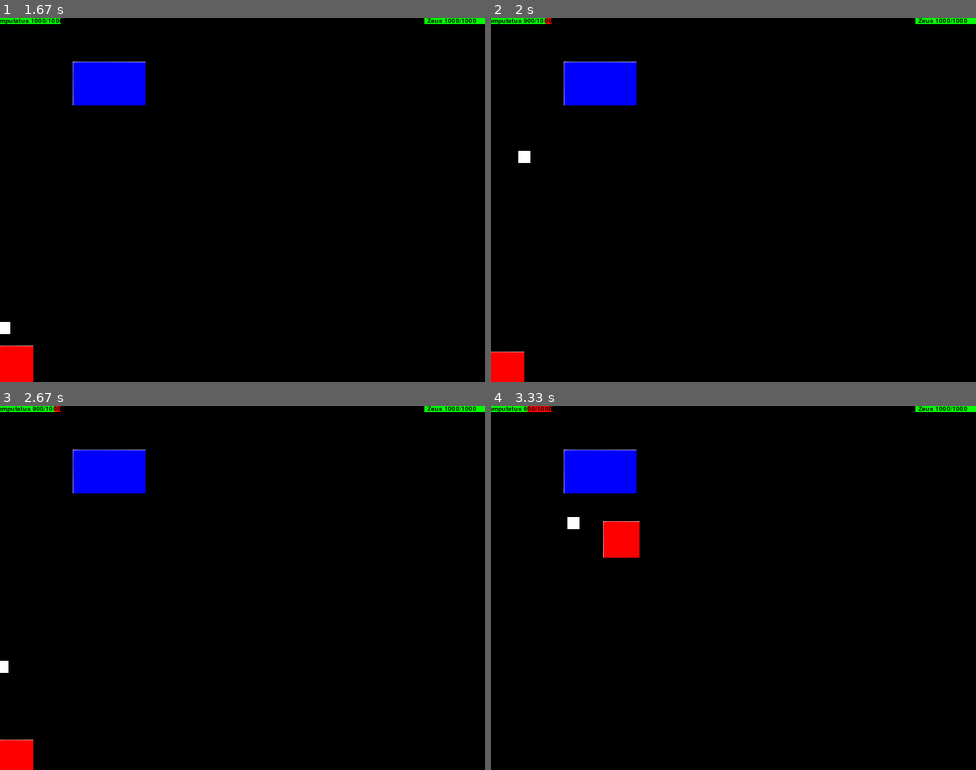
Above: before the commit, frames 1-4 (two rows, left to right).
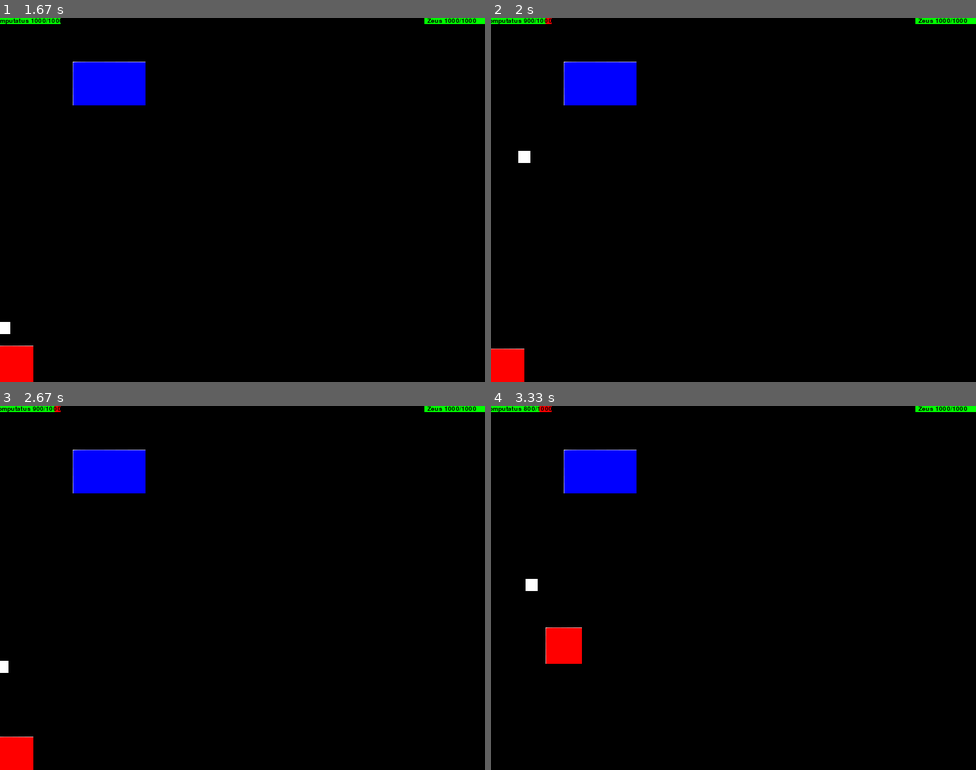
Above: after the commit, the same moments.

Repository: RodrigoSdeCarvalho/Project-Zeus-Pygame
Game: pygame game, started from prototipo/Game.py
The game is run twice, just before and just after one commit, with the same random seed, the same clock (stepped at 60 frames per second) and the same inputs.
Inputs (mouse positions are in pixels of both pictures, inside the frame that each line leads up to):
- Up to frame 1 (1.67 s): click "Play" at 0.38 s; hold Shift 0.67-1.2 s; hold A 0.67-1.2 s; move the mouse to (232, 243) at 0.7 s
- Up to frame 2 (2 s): hold S from 1.8 s (still down)
- Up to frame 3 (2.67 s): release S at 2.27 s
- Up to frame 4 (3.33 s): hold W 2.73-3.1 s; hold D from 3.13 s (still down)

Frame 1 is identical in both runs. In frame 2, less than 0.1% of the frame differs, in the area x 0-7%, y 90-92%; in frame 3, less than 0.1%; in frame 4, 1.7%, in the area x 6-31%, y 0-71%.

Commit message:
Fix speed bug

Diff:
--- a/prototipo/GameLogic/Stage/Stage.py
+++ b/prototipo/GameLogic/Stage/Stage.py
@@ -200,8 +200,8 @@
             if keys[pygame.K_LSHIFT]:
                 player.speed = 10
 
-            if keys[pygame.K_LSHIFT]:
-                player.speed = 10
+            if not keys[pygame.K_LSHIFT]:
+                player.speed = 5
 
             if keys[pygame.K_e]:
                 if self.collision(player, boss):
